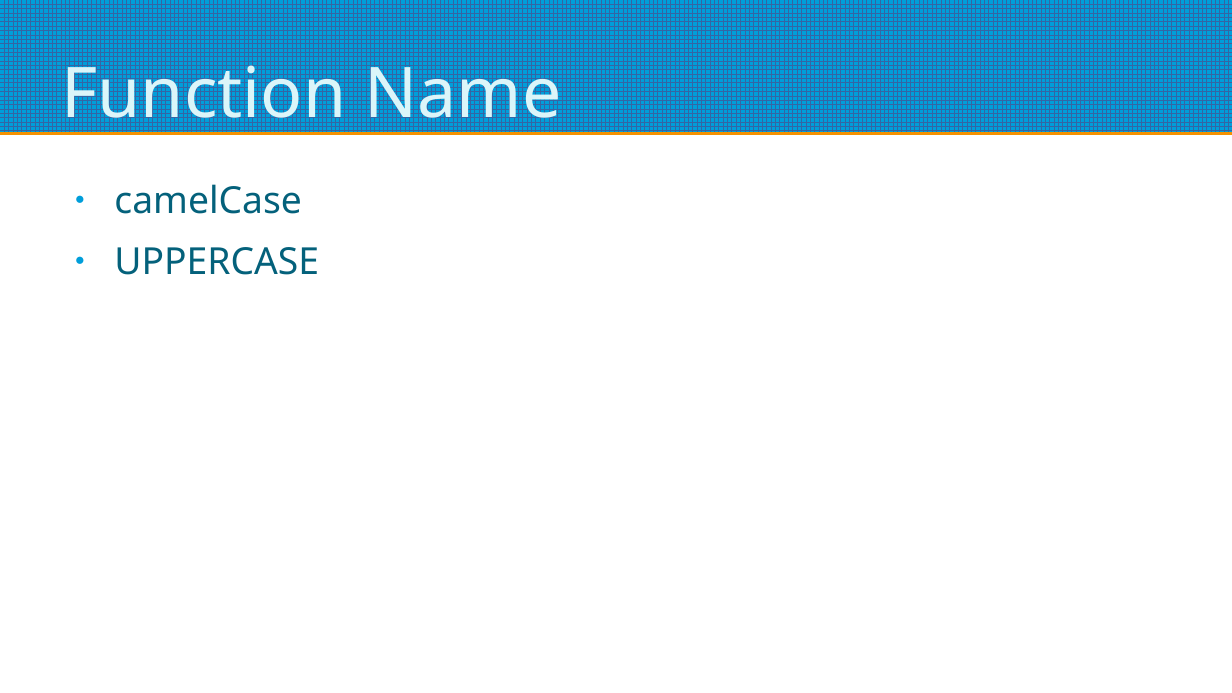
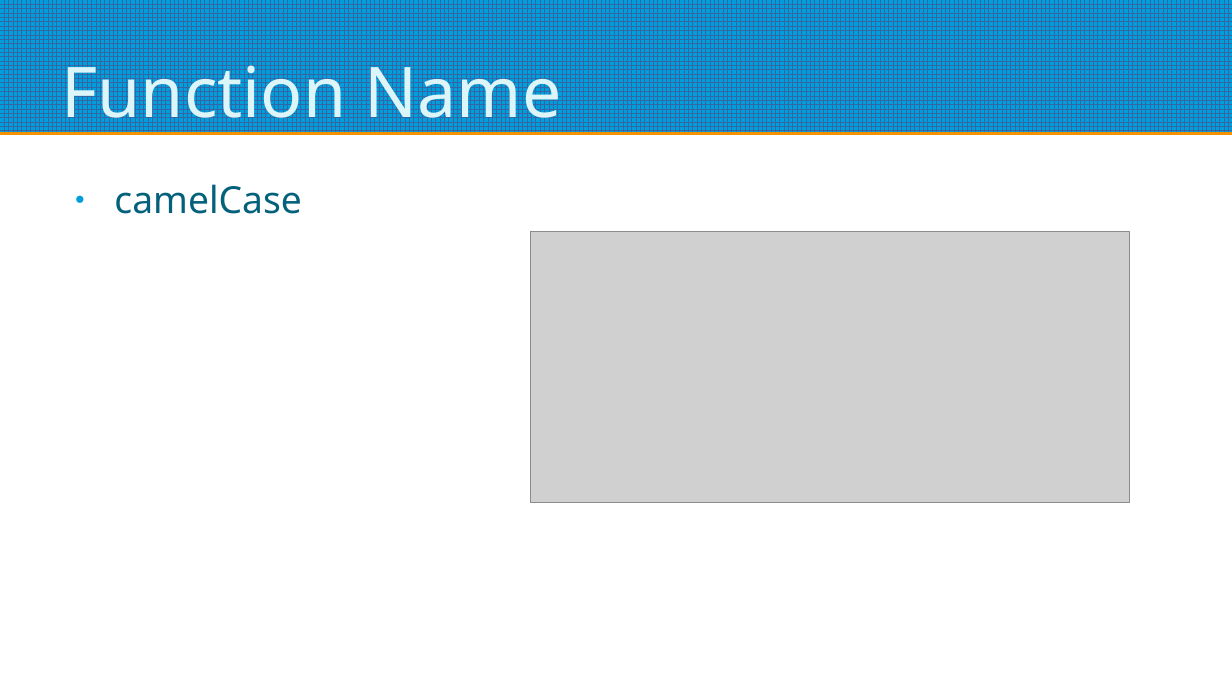
Before and after one commit to refsigregory/react-native-starter-lesson, a slide deck: slide 16 of docs/React Native Starter.odp (slide 17 before the commit). Drawn at 1232x693 pixels with LibreOffice and Linux fonts; fonts in the diff are those of the drawing; grey boxes stand for pictures. Boxes give left, top, right and bottom in pixels: in the first picture for what was removed or moved away, otherwise in the second. Text is boxed around its words. In the diff, an @@ line names an element or a change of style, - is before the commit and + after.

```diff
--- a/docs/React Native Starter.odp
+++ b/docs/React Native Starter.odp
@@ picture added at (531,231,1129,503) @@
@@ text at (114,247,319,275): paragraph removed @@
-● UPPERCASE
```
Also in this commit, not shown: 8 other slides changed, 6 slides added, 5 slides removed.
